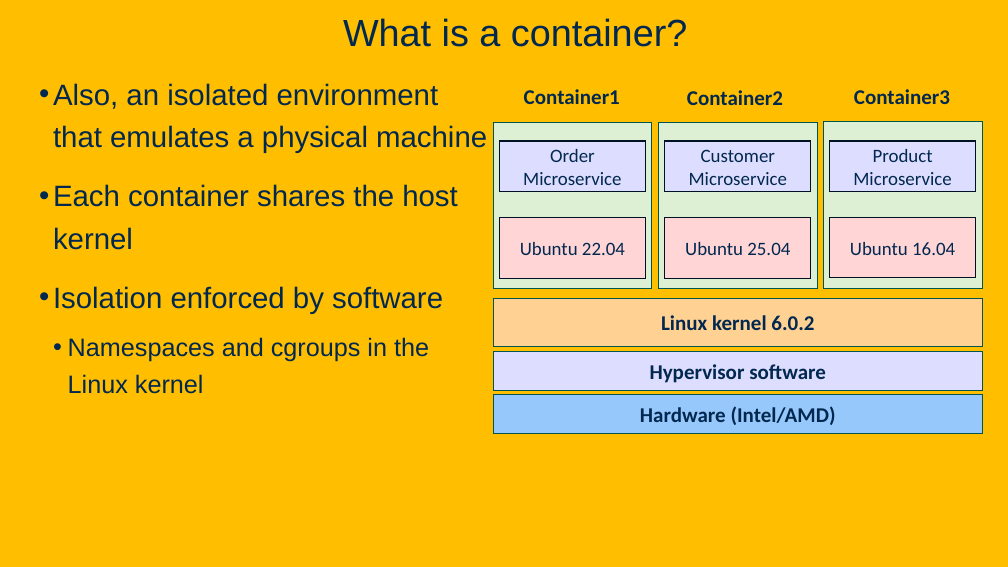
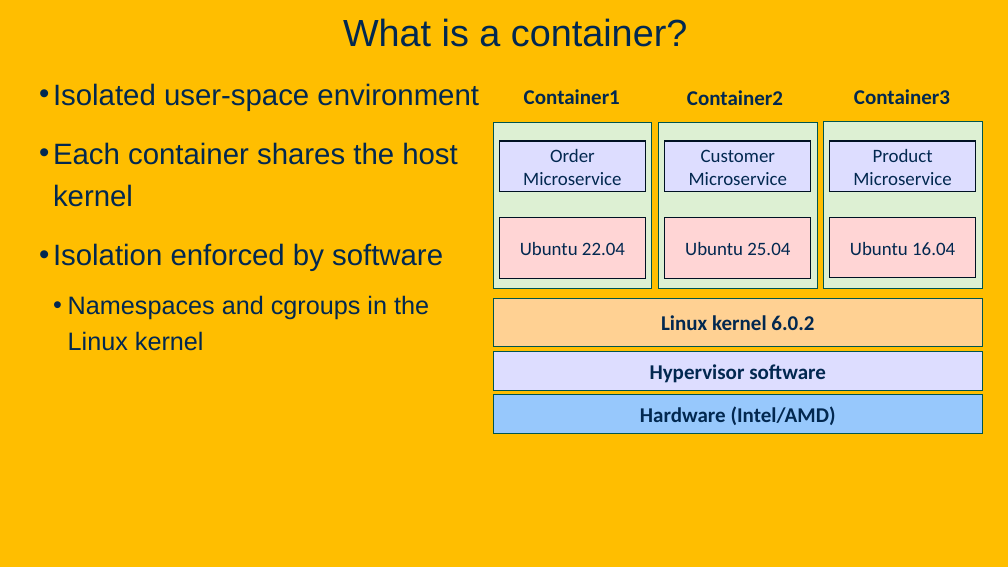
Before and after one commit to davsec-teaching/W26_ECS_160, a slide deck: slide 11 of slides/Kubernetes.pptx. Drawn at 1008x567 pixels with LibreOffice and Linux fonts; fonts in the diff are those of the drawing; background and template pictures are left out. Boxes give left, top, right and bottom in pixels: in the first picture for what was removed or moved away, otherwise in the second. Text is boxed around its words. In the diff, an @@ line names an element or a change of style, - is before the commit and + after.

```diff
--- a/slides/Kubernetes.pptx
+++ b/slides/Kubernetes.pptx
@@ text at (53,83,479,111): text changed @@
-• Also, an isolated environment that emulates a physical machine
+• Isolated user-space environment
```
Also in this commit, not shown: 1 other slide changed, 1 other file.
